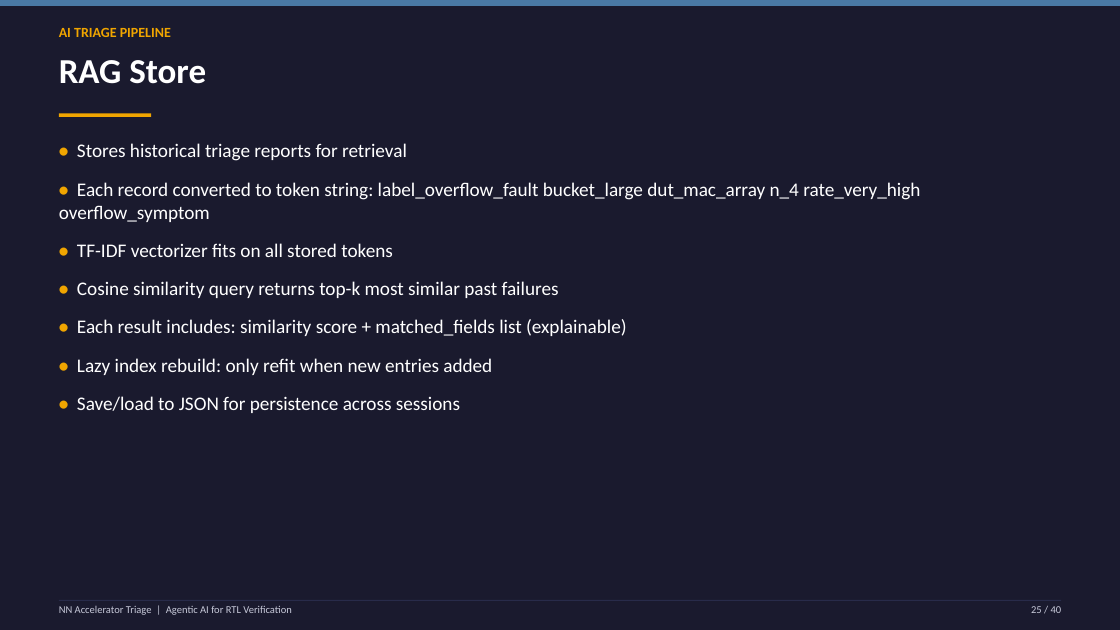
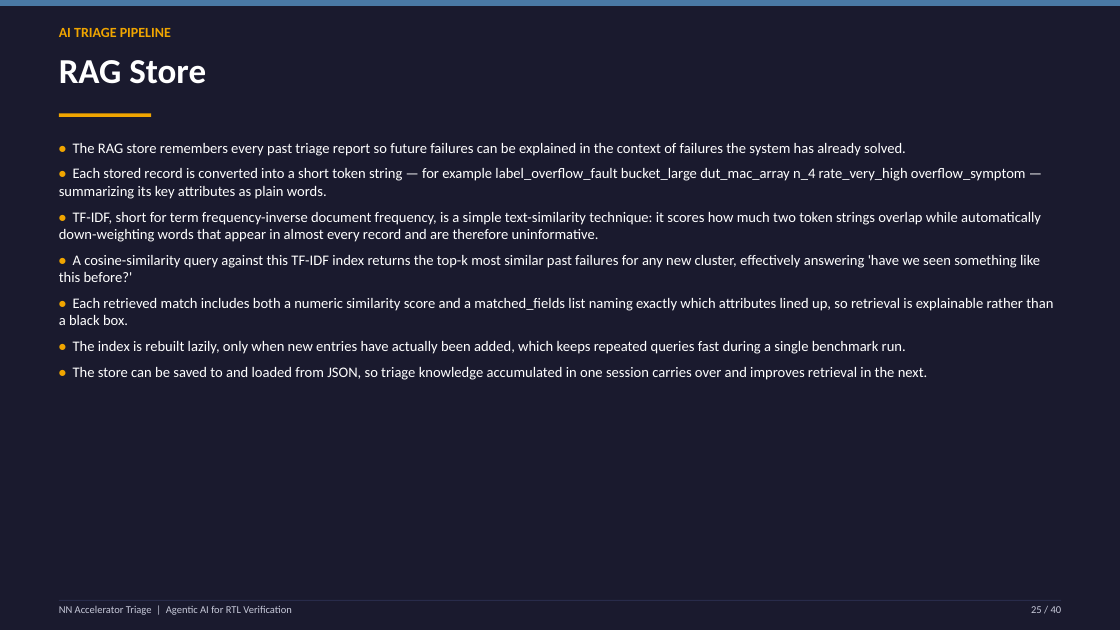
Before and after one commit to Sumedh350/nn-accel-triage, a slide deck: slide 25 of reports/nn_accel_triage_presentation.pptx. Drawn at 1120x630 pixels with LibreOffice and Linux fonts; fonts in the diff are those of the drawing. Boxes give left, top, right and bottom in pixels: in the first picture for what was removed or moved away, otherwise in the second. Text is boxed around its words. In the diff, an @@ line names an element or a change of style, - is before the commit and + after.

```diff
--- a/reports/nn_accel_triage_presentation.pptx
+++ b/reports/nn_accel_triage_presentation.pptx
@@ text at box(59, 143, 1053, 380): text changed; size 16.5 to 12.5 pt @@
-• Stores historical triage reports for retrieval
-• Each record converted to token string: label_overflow_fault bucket_large dut_mac_array n_4 rate_very_high overflow_symptom
-• TF-IDF vectorizer fits on all stored tokens
-• Cosine similarity query returns top-k most similar past failures
-• Each result includes: similarity score + matched_fields list (explainable)
-• Lazy index rebuild: only refit when new entries added
-• Save/load to JSON for persistence across sessions
+• The RAG store remembers every past triage report so future failures can be explained in the context of failures the system has already solved.
+• Each stored record is converted into a short token string — for example label_overflow_fault bucket_large dut_mac_array n_4 rate_very_high overflow_symptom — summarizing its key attributes as plain words.
+• TF-IDF, short for term frequency-inverse document frequency, is a simple text-similarity technique: it scores how much two token strings overlap while automatically down-weighting words that appear in almost every record and are therefore uninformative.
+• A cosine-similarity query against this TF-IDF index returns the top-k most similar past failures for any new cluster, effectively answering 'have we seen something like this before?'
+• Each retrieved match includes both a numeric similarity score and a matched_fields list naming exactly which attributes lined up, so retrieval is explainable rather than a black box.
+• The index is rebuilt lazily, only when new entries have actually been added, which keeps repeated queries fast during a single benchmark run.
+• The store can be saved to and loaded from JSON, so triage knowledge accumulated in one session carries over and improves retrieval in the next.
```
Also in this commit, not shown: 36 other slides changed.
